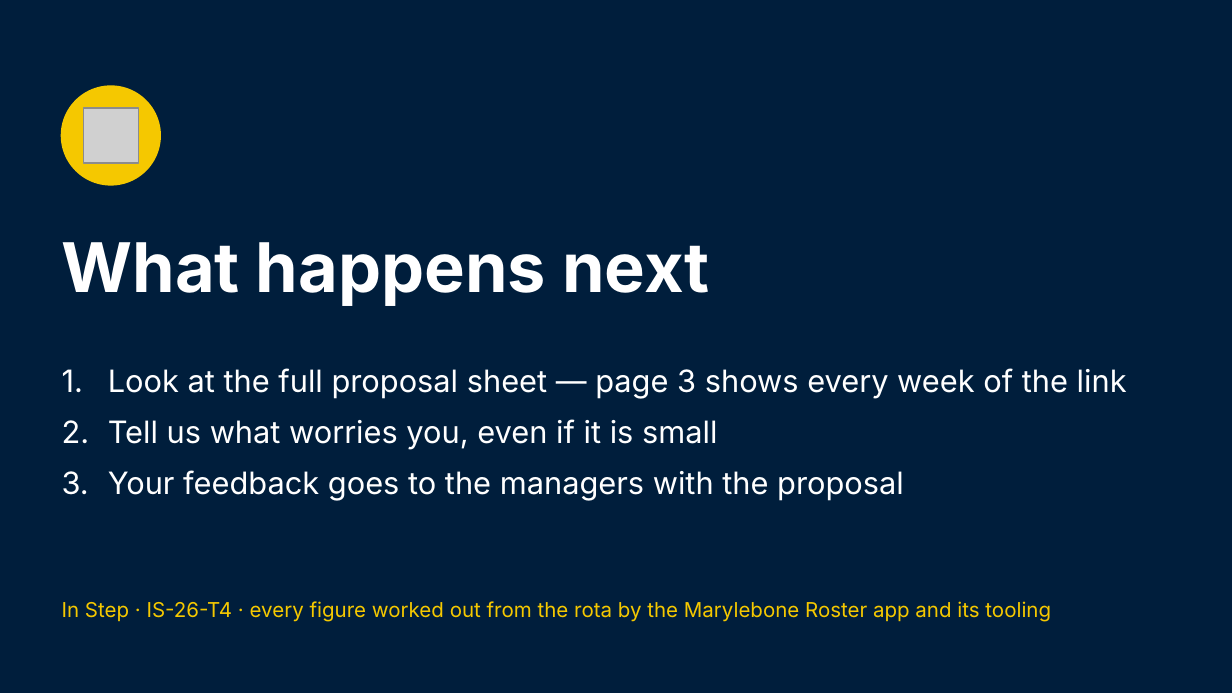
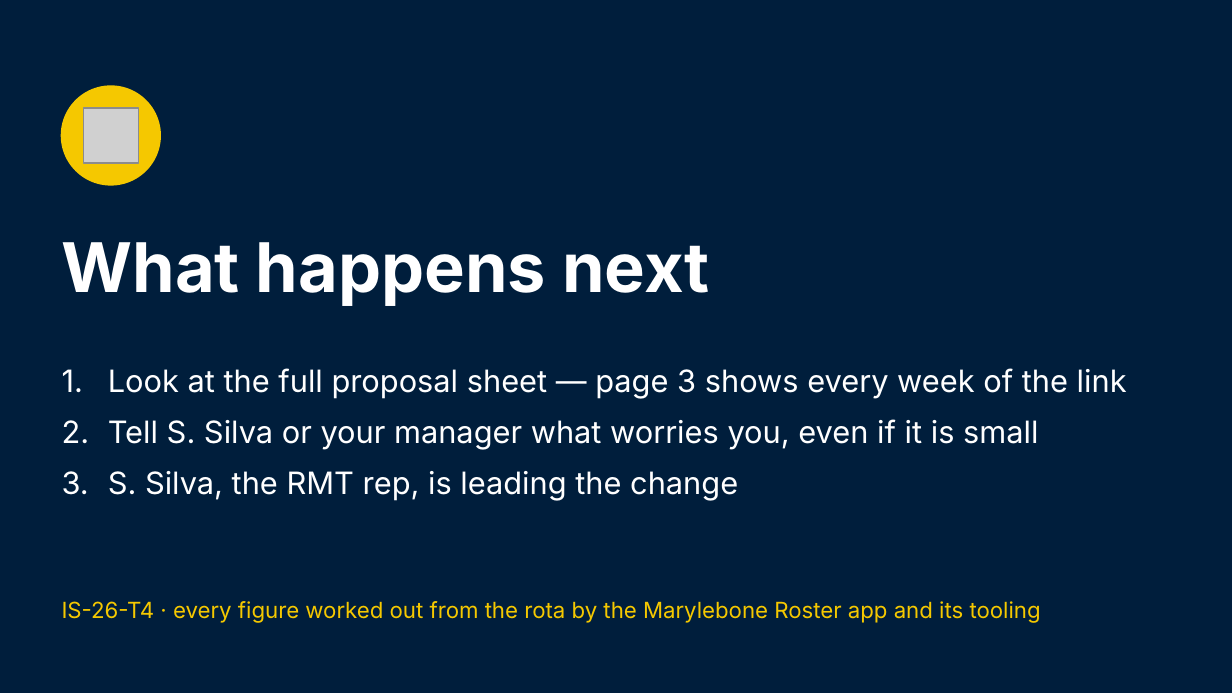
Before and after one commit to Garethdavidmiller/roster-app, a slide deck: slide 15 of docs/links-26/presentations/In-Step-for-colleagues.pptx. Drawn at 1232x693 pixels with LibreOffice and Linux fonts; fonts in the diff are those of the drawing; grey boxes stand for pictures. Boxes give left, top, right and bottom in pixels: in the first picture for what was removed or moved away, otherwise in the second. Text is boxed around its words. In the diff, an @@ line names an element or a change of style, - is before the commit and + after.

```diff
--- a/docs/links-26/presentations/In-Step-for-colleagues.pptx
+++ b/docs/links-26/presentations/In-Step-for-colleagues.pptx
@@ text at (108,419,1038,500): text changed @@
-2. Tell us what worries you, even if it is small
-3. Your feedback goes to the managers with the proposal
+2. Tell S. Silva or your manager what worries you, even if it is small
+3. S. Silva, the RMT rep, is leading the change
@@ text at (62,601,1041,623): text changed; size 12 to 13 pt @@
-In Step · IS-26-T4 · every figure worked out from the rota by the Marylebone Roster app and its tooling
+IS-26-T4 · every figure worked out from the rota by the Marylebone Roster app and its tooling
```
Also in this commit, not shown: 12 other slides changed, 56 other files.
